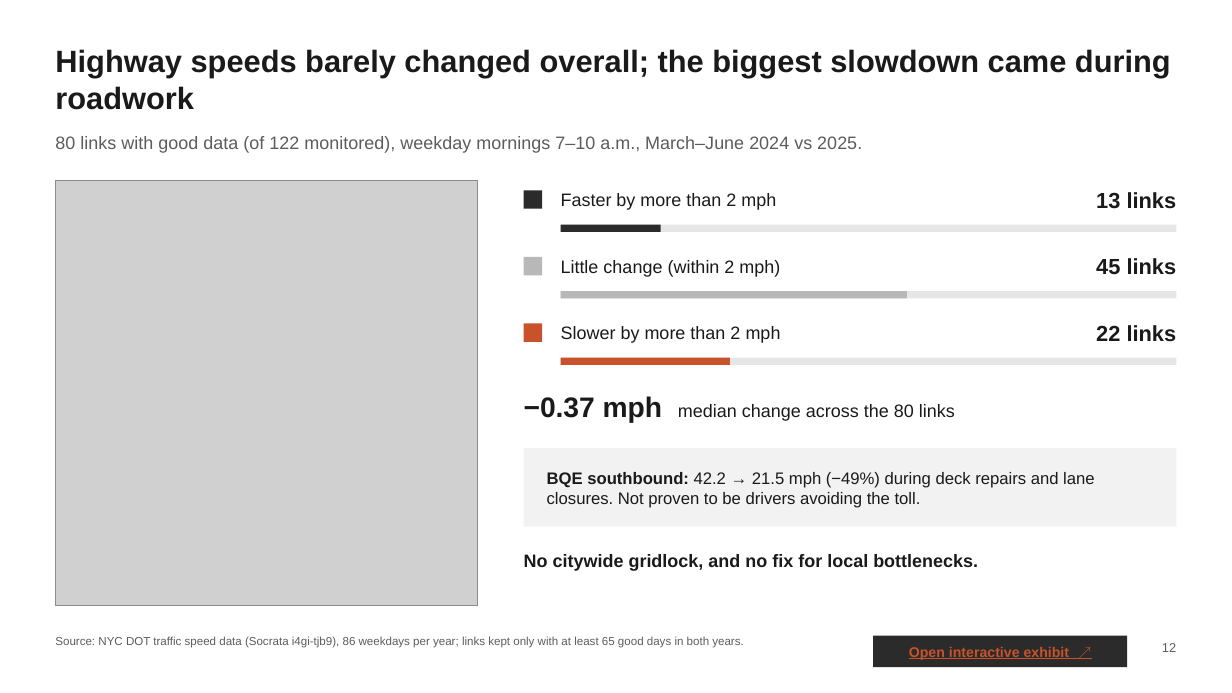
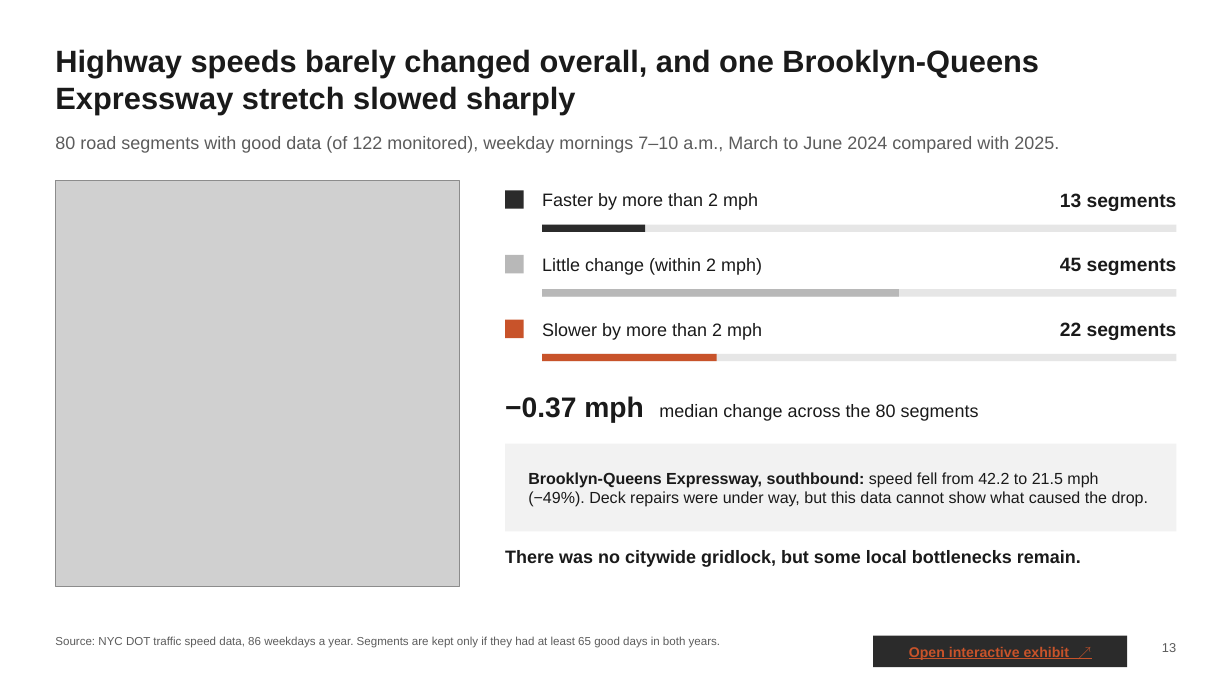
Before and after one commit to saka07/nyc-mobility-atlas, a slide deck: slide 13 of NYC_Mobility_Strategy.pptx (slide 12 before the commit). Drawn at 1232x693 pixels with LibreOffice and Linux fonts; fonts in the diff are those of the drawing; grey boxes stand for pictures. Boxes give left, top, right and bottom in pixels: in the first picture for what was removed or moved away, otherwise in the second. Text is boxed around its words. In the diff, an @@ line names an element or a change of style, - is before the commit and + after.

Commit message:
Match deck v5: simpler story, bus data, click to clear

```diff
--- a/NYC_Mobility_Strategy.pptx
+++ b/NYC_Mobility_Strategy.pptx
@@ title at bbox=[55, 49, 1039, 114]: text changed @@
-Highway speeds barely changed overall; the biggest slowdown came during roadwork
+Highway speeds barely changed overall, and one Brooklyn-Queens Expressway stretch slowed sharply
@@ text at bbox=[55, 136, 1059, 153]: text changed @@
-80 links with good data (of 122 monitored), weekday mornings 7–10 a.m., March–June 2024 vs 2025.
+80 road segments with good data (of 122 monitored), weekday mornings 7–10 a.m., March to June 2024 compared with 2025.
@@ picture: place and size @@
-picture at bbox=[55, 180, 478, 605]
+picture at bbox=[55, 180, 459, 587]
@@ text "Faster by more than 2 ...": place and size @@
-text "Faster by more than 2 ..." at bbox=[561, 193, 776, 210]
+text "Faster by more than 2 ..." at bbox=[542, 193, 758, 210]
@@ text at bbox=[1060, 193, 1177, 211]: text changed; size 17 to 15 pt @@
-13 links
+13 segments
@@ rectangle: place and size @@
-rectangle at bbox=[561, 225, 1177, 232]
+rectangle at bbox=[543, 225, 1177, 232]
@@ 3 rectangles: place and size @@
-3 rectangles at bbox=[524, 190, 661, 275]
+3 rectangles at bbox=[506, 190, 646, 274]
@@ text "Little change (within 2 mph)": place and size @@
-text "Little change (within 2 mph)" at bbox=[561, 260, 780, 277]
+text "Little change (within 2 mph)" at bbox=[542, 258, 762, 275]
@@ text at bbox=[1060, 257, 1177, 275]: text changed; size 17 to 15 pt @@
-45 links
+45 segments
@@ rectangle: place and size @@
-rectangle at bbox=[561, 291, 1177, 299]
+rectangle at bbox=[543, 289, 1177, 297]
@@ rectangle: place and size @@
-rectangle at bbox=[561, 291, 908, 299]
+rectangle at bbox=[543, 289, 899, 297]
@@ rectangle: place and size @@
-rectangle at bbox=[524, 323, 543, 342]
+rectangle at bbox=[506, 320, 524, 338]
@@ text "Slower by more than 2 ...": place and size @@
-text "Slower by more than 2 ..." at bbox=[561, 326, 781, 343]
+text "Slower by more than 2 ..." at bbox=[542, 323, 762, 340]
@@ text at bbox=[1060, 322, 1177, 340]: text changed; size 17 to 15 pt @@
-22 links
+22 segments
@@ rectangle: place and size @@
-rectangle at bbox=[561, 358, 1177, 365]
+rectangle at bbox=[543, 354, 1177, 361]
@@ rectangle: place and size @@
-rectangle at bbox=[561, 358, 730, 365]
+rectangle at bbox=[543, 354, 717, 361]
@@ text at bbox=[505, 396, 979, 423]: text changed @@
-−0.37 mph median change across the 80 links
+−0.37 mph median change across the 80 segments
@@ rectangle: place and size @@
-rectangle at bbox=[524, 448, 1177, 527]
+rectangle at bbox=[506, 444, 1177, 531]
@@ text at bbox=[528, 472, 1149, 507]: text changed; size 13 to 12.5 pt @@
-BQE southbound: 42.2 → 21.5 mph (−49%) during deck repairs and lane closures. Not proven to be drivers avoiding the toll.
+Brooklyn-Queens Expressway, southbound: speed fell from 42.2 to 21.5 mph (−49%). Deck repairs were under way, but this data cannot show what caused the drop.
@@ text at bbox=[505, 550, 1081, 567]: text changed @@
-No citywide gridlock, and no fix for local bottlenecks.
+There was no citywide gridlock, but some local bottlenecks remain.
@@ text at bbox=[55, 636, 720, 648]: text changed @@
-Source: NYC DOT traffic speed data (Socrata i4gi-tjb9), 86 weekdays per year; links kept only with at least 65 good days in both years.
+Source: NYC DOT traffic speed data, 86 weekdays a year. Segments are kept only if they had at least 65 good days in both years.
```
Also in this commit, not shown: 11 other slides changed, 1 slide added, 9 other files.
